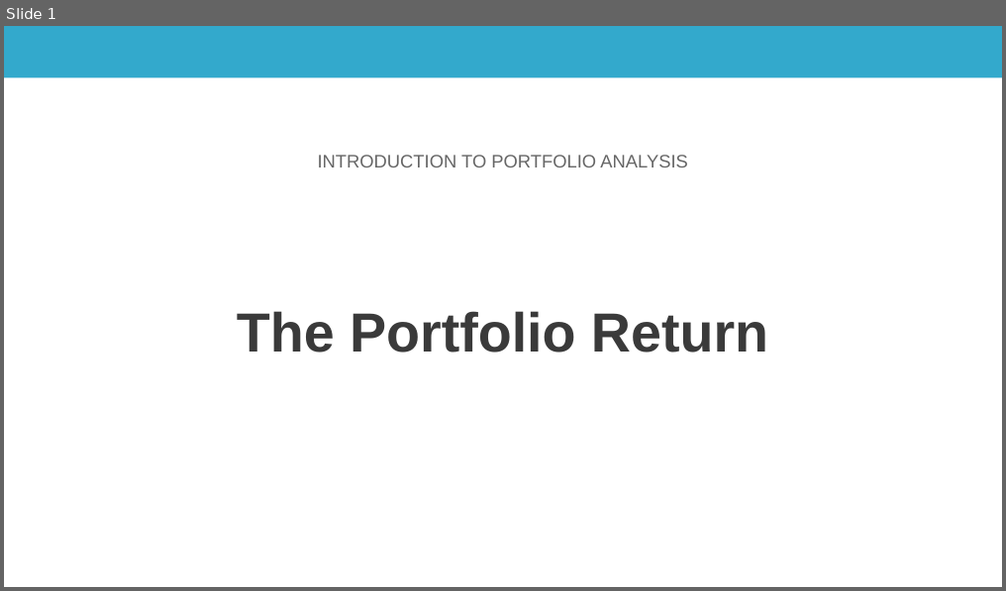
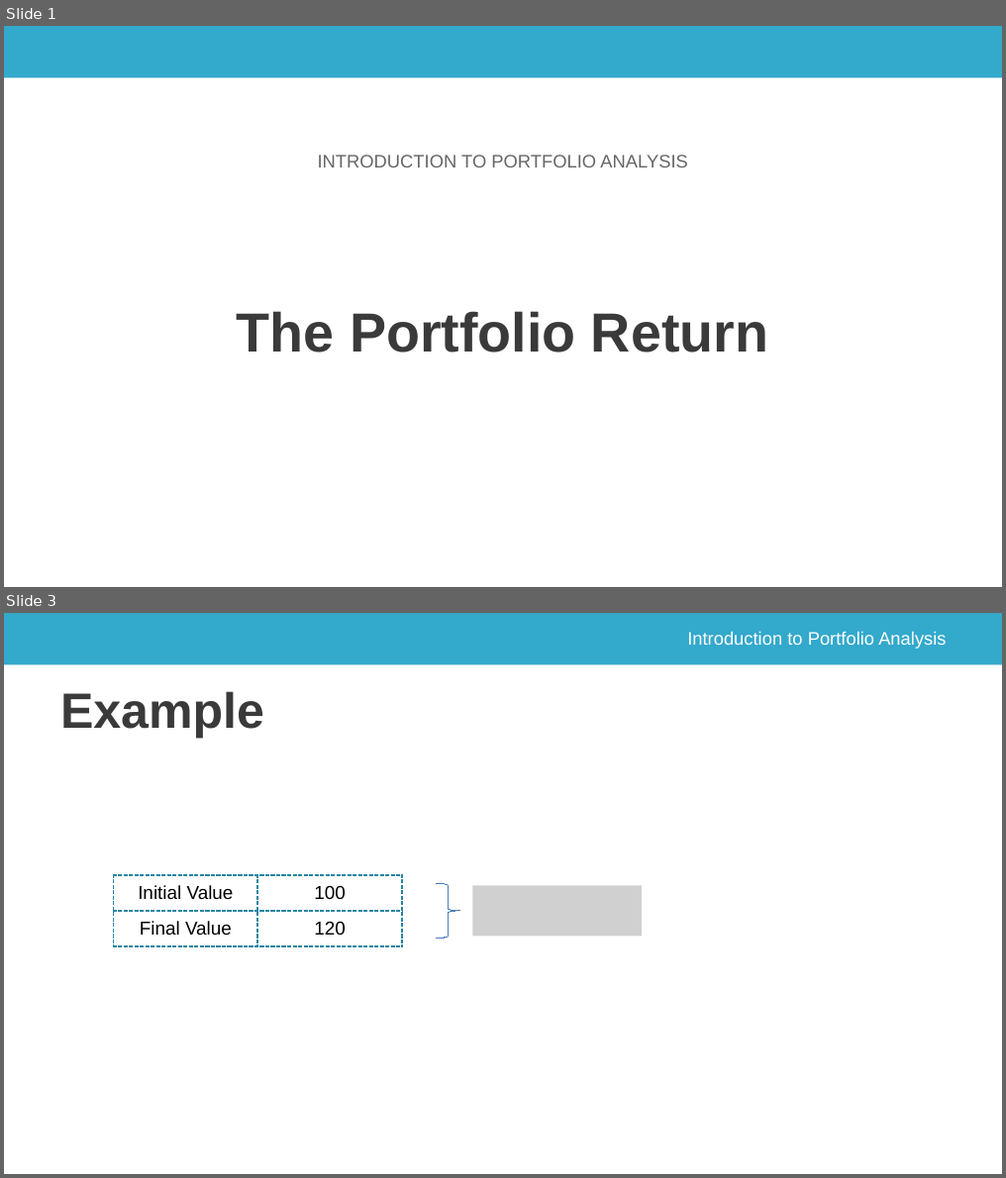
Before and after one commit to saciestudio/courses-intro-portfolio-analysis, a slide deck: scripts/ch_1_video_3.pptx. Shown one above the other, each under a label of ours: slide 1 before the commit, slides 1 and 3 after it; the slides between them are not shown. The pictures are 1006x591 and 1006x1178 pixels, drawn with LibreOffice and Linux fonts; fonts in the diff are those of the drawing; grey boxes stand for pictures; background and template pictures are left out. Boxes give left, top, right and bottom in pixels: in the first picture for what was removed or moved away, otherwise in the second. Text is boxed around its words. In the diff, an @@ line names an element or a change of style, - is before the commit and + after.

```diff
--- a/scripts/ch_1_video_3.pptx
+++ b/scripts/ch_1_video_3.pptx
@@ slide 3 added at (4, 613, 1002, 1174), background #FFFFFF; not listed: 1 template element that a slide beside it also shows @@
@@ text added at (687, 631, 945, 649), 35 pt, text #FFFFFF @@
+Introduction to Portfolio Analysis
@@ title added at (60, 691, 264, 738), 95.4 pt, text #3A3A3A, bold @@
+Example
@@ table added at (113, 875, 402, 947), 2 rows, 2 columns @@
+Initial Value | 100
+Final Value | 120
@@ freeform shape added at (436, 883, 459, 939), outline #4A7EBB 0.75 pt @@
@@ picture added at (472, 885, 642, 936) @@
```
Also in this commit, not shown: 5 slides changed, 4 other slides added, 1 slide removed, 2 other files.
